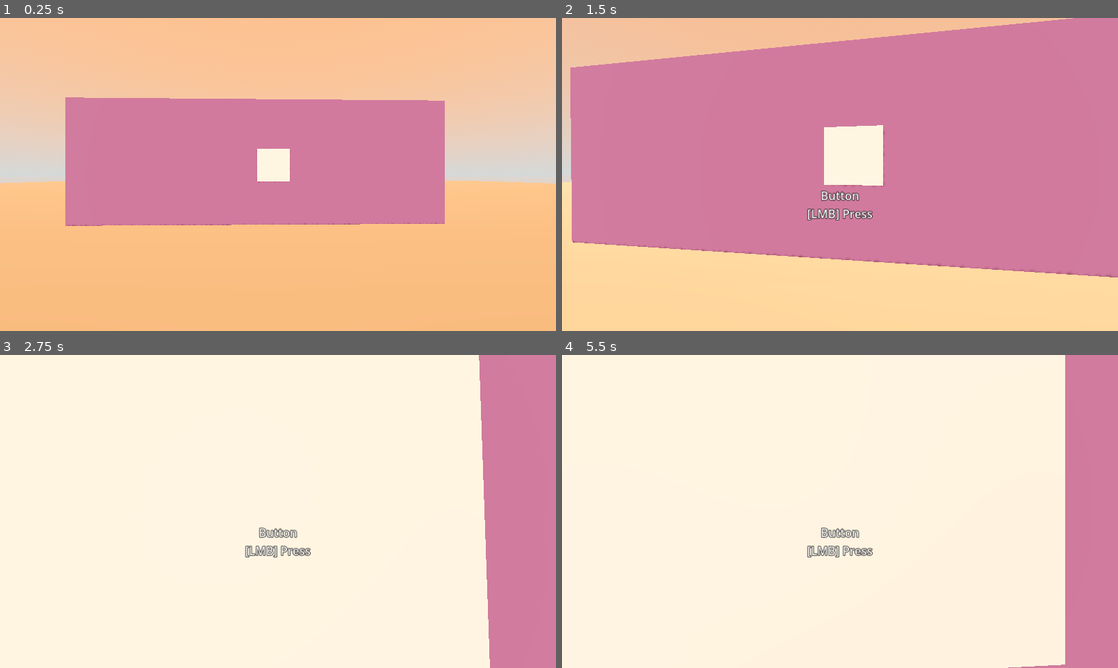
Above: before the commit, frames 1-4 (two rows, left to right).
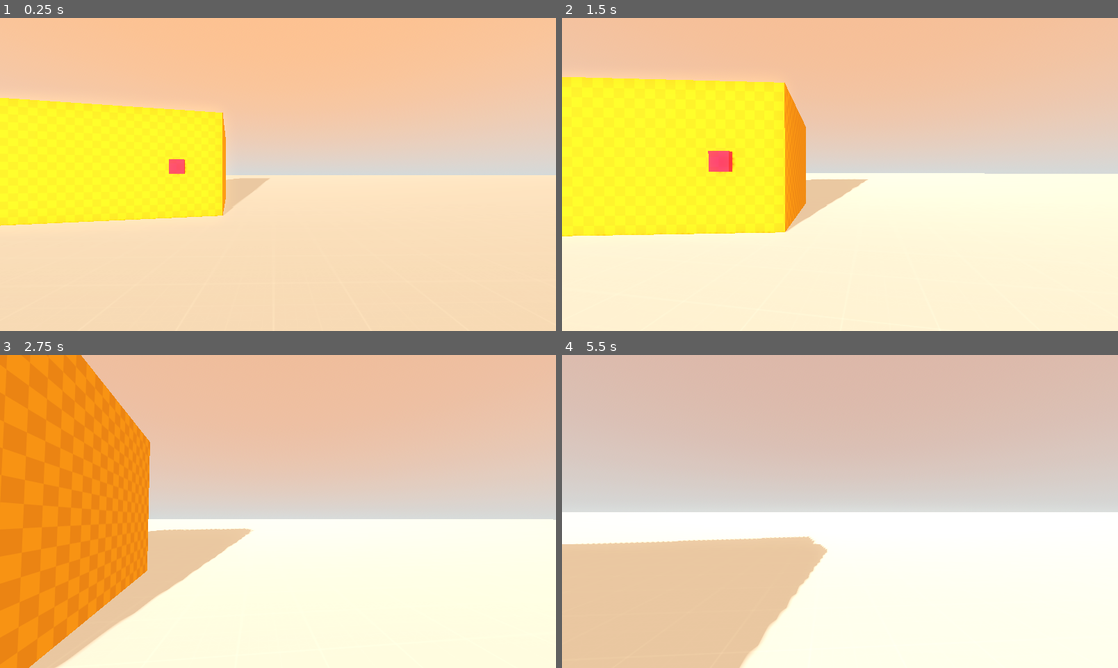
Above: after the commit, the same moments.

Repository: kurushimee/hinter
Game: Godot game, scene res://scenes/levels/gym.tscn
Same seed, same stepped clock (60 frames per second), same inputs: the game is played once before the commit and once after it.
Inputs (mouse positions are in pixels of both pictures, inside the frame that each line leads up to):
- Up to frame 1 (0.25 s): no input
- Up to frame 2 (1.5 s): tap Enter at 0.5 s; move the mouse to (867, 174) at 0.52 s; hold W (move_forward) from 0.53 s (still down); click (867, 174) at 0.6 s; move the mouse to (812, 174) at 1.27 s; click (812, 174) at 1.35 s
- Up to frame 3 (2.75 s): keep holding W (move_forward); move the mouse to (289, 505) at 2.02 s; click (289, 505) at 2.1 s
- Up to frame 4 (5.5 s): keep holding W (move_forward); move the mouse to (834, 517) at 2.77 s; click (834, 517) at 2.85 s; move the mouse to (878, 514) at 3.52 s; click (878, 514) at 3.6 s; move the mouse to (795, 508) at 4.27 s; click (795, 508) at 4.35 s; move the mouse to (845, 511) at 5.02 s; click (845, 511) at 5.1 s

The runs differ from the first frame. In frame 1, 69% of the frame differs, in the area x 0-100%, y 25-100%; in frame 2, 92%, in the area x 0-100%, y 0-100%; in frame 3, 72%; in frame 4, 81%.

Commit message:
Add prototype assets

Diff:
--- a/scenes/levels/gym.tscn
+++ b/scenes/levels/gym.tscn
@@ -1,9 +1,12 @@
-[gd_scene load_steps=12 format=3 uid="uid://c5mc2je5fi4p1"]
+[gd_scene load_steps=16 format=3 uid="uid://c5mc2je5fi4p1"]
 
 [ext_resource type="PackedScene" uid="uid://bnt2oeiddrab4" path="res://scenes/player.tscn" id="1_rvrmw"]
 [ext_resource type="Script" path="res://scripts/day_night_cycle.gd" id="1_x3gm1"]
+[ext_resource type="Texture2D" uid="uid://cvcgy5kfngise" path="res://assets/textures/prototype/Light/texture_04.png" id="3_2r61g"]
 [ext_resource type="Script" path="res://scripts/interaction/interactables/button.gd" id="3_2symt"]
-[ext_resource type="AudioStream" uid="uid://bxpufn62gfs5i" path="res://audio/sfx/button.wav" id="4_xp82r"]
+[ext_resource type="Texture2D" uid="uid://cu0vrc26sa0yg" path="res://assets/textures/prototype/Orange/texture_09.png" id="4_npiqo"]
+[ext_resource type="AudioStream" uid="uid://bxpufn62gfs5i" path="res://assets/audio/sfx/button.wav" id="4_xp82r"]
+[ext_resource type="Texture2D" uid="uid://fb1sktpwvkpb" path="res://assets/textures/prototype/Red/texture_09.png" id="6_1u2r4"]
 
 [sub_resource type="ProceduralSkyMaterial" id="ProceduralSkyMaterial_6hwok"]
 sky_top_color = Color(0.317647, 0.498039, 0.67451, 1)
@@ -18,8 +21,6 @@
 background_mode = 2
 sky = SubResource("Sky_x5v6s")
 tonemap_mode = 2
-ssil_enabled = true
-sdfgi_enabled = true
 glow_enabled = true
 
 [sub_resource type="Gradient" id="Gradient_a3idl"]
@@ -27,13 +28,21 @@
 colors = PackedColorArray(1, 0.624301, 0.431625, 1, 0.317647, 0.498039, 0.67451, 1, 0.317647, 0.498039, 0.67451, 1, 0.999754, 0.578495, 0.310173, 1)
 metadata/_snap_count = 11
 
-[sub_resource type="StandardMaterial3D" id="StandardMaterial3D_4bwab"]
-albedo_color = Color(0.843137, 0.686275, 0.603922, 1)
+[sub_resource type="StandardMaterial3D" id="StandardMaterial3D_mtdb5"]
+albedo_texture = ExtResource("3_2r61g")
+uv1_triplanar = true
+
+[sub_resource type="StandardMaterial3D" id="StandardMaterial3D_8ctfj"]
+albedo_texture = ExtResource("4_npiqo")
+uv1_triplanar = true
+
+[sub_resource type="StandardMaterial3D" id="StandardMaterial3D_c56pq"]
+albedo_texture = ExtResource("6_1u2r4")
+uv1_triplanar = true
+uv1_world_triplanar = true
 
 [sub_resource type="BoxShape3D" id="BoxShape3D_0y1y8"]
-
-[sub_resource type="StandardMaterial3D" id="StandardMaterial3D_occeq"]
-albedo_color = Color(0.380392, 0.215686, 0.352941, 1)
+size = Vector3(0.48584, 0.511719, 0.21759)
 
 [node name="Gym" type="Node3D"]
 transform = Transform3D(0.999761, 0, -0.0218847, 0, 1, 0, 0.0218847, 0, 0.999761, 0, 0, 0)
@@ -61,29 +70,31 @@
 [node name="Objects" type="Node" parent="."]
 
 [node name="Ground" type="CSGBox3D" parent="Objects"]
+material_override = SubResource("StandardMaterial3D_mtdb5")
 use_collision = true
-size = Vector3(100, 0.001, 100)
-material = SubResource("StandardMaterial3D_4bwab")
+size = Vector3(1000, 0.001, 1000)
 
-[node name="Button" type="StaticBody3D" parent="Objects"]
-transform = Transform3D(1, 0, 0, 0, 1, 0, 0, 0, 1, 0, 1.8881, -6.76215)
+[node name="Wall" type="CSGBox3D" parent="Objects"]
+transform = Transform3D(0.977984, 0, 0.20868, 0, 1, 0, -0.20868, 0, 0.977984, -8.4386, 2, -9.3478)
+material_override = SubResource("StandardMaterial3D_8ctfj")
+use_collision = true
+size = Vector3(12.0682, 4, 5.39355)
+
+[node name="Button" type="StaticBody3D" parent="Objects/Wall"]
+transform = Transform3D(1, 0, 0, 0, 1, 0, 0, 0, 1, 4.42946, -0.1119, 2.81056)
 collision_layer = 2
 collision_mask = 0
 script = ExtResource("3_2symt")
 prompt_message = "Press"
 
-[node name="CSGBox3D" type="CSGBox3D" parent="Objects/Button"]
+[node name="CSGBox3D" type="CSGBox3D" parent="Objects/Wall/Button"]
+material_override = SubResource("StandardMaterial3D_c56pq")
+size = Vector3(0.499512, 0.518433, 0.193604)
 
-[node name="CollisionShape3D" type="CollisionShape3D" parent="Objects/Button"]
+[node name="CollisionShape3D" type="CollisionShape3D" parent="Objects/Wall/Button"]
 shape = SubResource("BoxShape3D_0y1y8")
 
-[node name="AudioStreamPlayer3D" type="AudioStreamPlayer3D" parent="Objects/Button"]
+[node name="AudioStreamPlayer3D" type="AudioStreamPlayer3D" parent="Objects/Wall/Button"]
 stream = ExtResource("4_xp82r")
 
-[node name="Wall" type="CSGBox3D" parent="Objects"]
-transform = Transform3D(1, 0, 0, 0, 1, 0, 0, 0, 1, -0.465881, 2, -7.19824)
-use_collision = true
-size = Vector3(12.0682, 4, 1.39648)
-material = SubResource("StandardMaterial3D_occeq")
-
-[connection signal="interacted" from="Objects/Button" to="Objects/Button" method="_on_interacted"]
+[connection signal="interacted" from="Objects/Wall/Button" to="Objects/Wall/Button" method="_on_interacted"]
Not shown, changed: assets/audio/sfx/button.wav.import
Binary file added: assets/textures/prototype/Dark/texture_01.png
Not shown, added: assets/textures/prototype/Dark/texture_01.png.import
Binary file added: assets/textures/prototype/Dark/texture_02.png
Not shown, added: assets/textures/prototype/Dark/texture_02.png.import
Binary file added: assets/textures/prototype/Dark/texture_03.png
Not shown, added: assets/textures/prototype/Dark/texture_03.png.import
Binary file added: assets/textures/prototype/Dark/texture_04.png
Not shown, added: assets/textures/prototype/Dark/texture_04.png.import
Binary file added: assets/textures/prototype/Dark/texture_05.png
Not shown, added: assets/textures/prototype/Dark/texture_05.png.import
Binary file added: assets/textures/prototype/Dark/texture_06.png
(and 146 more such lines)
